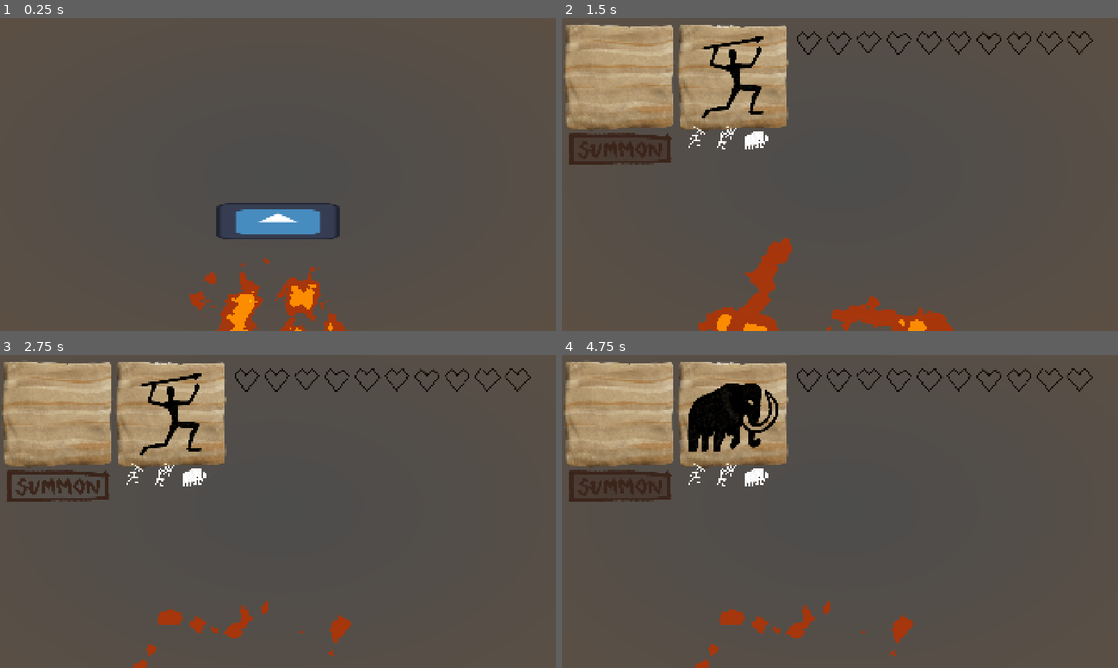
Above: before the commit, frames 1-4 (two rows, left to right).
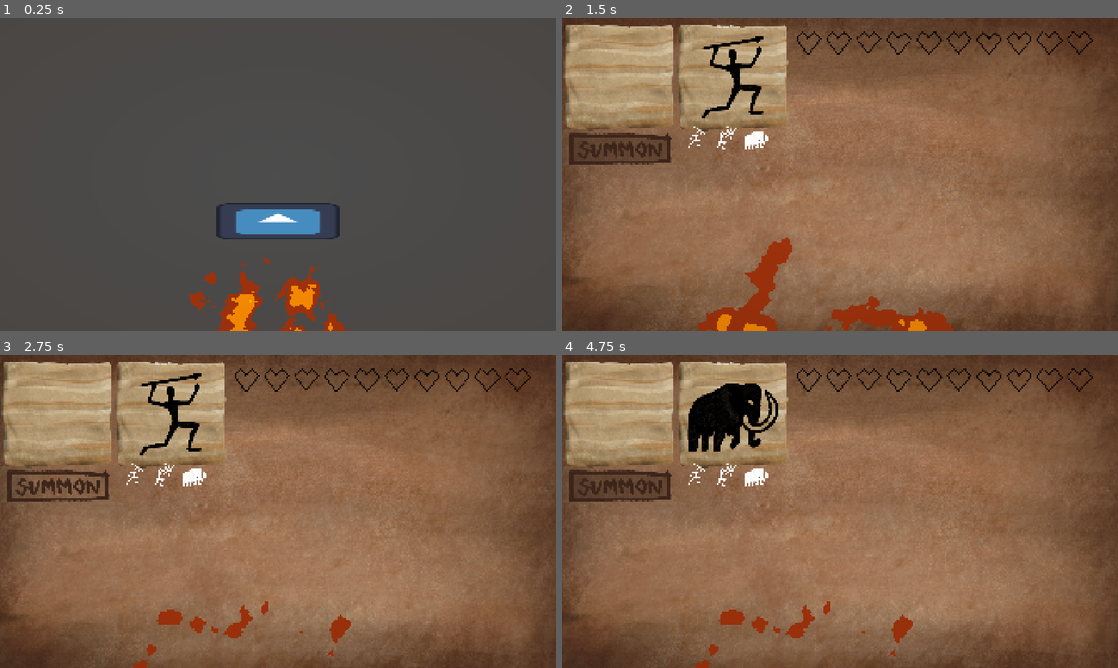
Above: after the commit, the same moments.

Repository: RNSF/ldjam-60
Game: Godot game, scene res://scenes/start_scene.tscn
Two runs of this game, one before a commit and one after it. Both use one fixed random seed, a clock stepped at 60 frames per second and the inputs below. The engine's default icon, where the game draws it, is replaced by a stand-in: a white triangle on a blue panel in a dark square.
Inputs (mouse positions are in pixels of both pictures, inside the frame that each line leads up to):
- Up to frame 1 (0.25 s): no input
- Up to frame 2 (1.5 s): click (840, 221) at 0.5 s; click (623, 152) at 1.25 s
- Up to frame 3 (2.75 s): click (133, 473) at 2 s
- Up to frame 4 (4.75 s): click (723, 473) at 2.75 s; click (756, 477) at 3.5 s; click (623, 489) at 4.25 s

The runs differ from the first frame. In frame 2, 77% of the frame differs, in the area x 0-100%, y 0-100%; in frame 3, 80%; in frame 4, 80%.

Commit message:
background

Diff:
--- a/scenes/game.tscn
+++ b/scenes/game.tscn
@@ -1,6 +1,7 @@
 [gd_scene format=3 uid="uid://dq7ll6wxwbln2"]
 
 [ext_resource type="PackedScene" uid="uid://g3aoxkfm0i5c" path="res://scenes/camera.tscn" id="1_0tnpc"]
+[ext_resource type="Texture2D" uid="uid://b80i2e2kib0c1" path="res://sprites/background.png" id="1_ca42v"]
 [ext_resource type="PackedScene" uid="uid://cjvmbogs1upmi" path="res://scenes/player_spawn_area.tscn" id="2_lnu2h"]
 [ext_resource type="PackedScene" uid="uid://ctejnl3p7gnfa" path="res://scenes/enemy_spawn_area.tscn" id="3_lbhrr"]
 [ext_resource type="Shader" uid="uid://32kfdk55cxtr" path="res://scenes/fire.gdshader" id="4_iywne"]
@@ -41,6 +42,10 @@
 shader_parameter/spread = 0.542000025745
 
 [node name="Game" type="Node2D" unique_id=271064872]
+
+[node name="Background" type="Sprite2D" parent="." unique_id=1113953588]
+position = Vector2(-3, 8)
+texture = ExtResource("1_ca42v")
 
 [node name="Camera2D" parent="." unique_id=1913107566 instance=ExtResource("1_0tnpc")]
 decay_rate = 6.0
@@ -76,10 +81,12 @@
 offset_bottom = -310.0
 
 [node name="Vignette" parent="." unique_id=299465870 instance=ExtResource("6_p57ef")]
-offset_left = -1064.0001
-offset_top = -656.0
-offset_right = 1068.9999
-offset_bottom = 626.0
+offset_left = -1101.0
+offset_top = -601.0
+offset_right = 1032.0
+offset_bottom = 681.0
+min_alpha = 0.8
+max_alpha = 1.0
 
 [node name="DrawingCanvas" parent="." unique_id=2004841736 instance=ExtResource("8_0tnpc")]
 anchors_preset = 15
--- a/scenes/vignette.gd
+++ b/scenes/vignette.gd
@@ -1,4 +1,3 @@
-@tool
 extends TextureRect
 
 @export var noise_speed: float = 10.0      # How fast the flicker changes
--- a/scenes/vignette.tscn
+++ b/scenes/vignette.tscn
@@ -5,8 +5,8 @@
 
 [sub_resource type="ShaderMaterial" id="ShaderMaterial_5awcn"]
 shader = ExtResource("1_7sab7")
-shader_parameter/color = Color(0.81960785, 0.39607844, 0, 1)
-shader_parameter/alpha = 0.44305688291788103
+shader_parameter/color = Color(0.2144889, 0.08398881, 2.4065375e-08, 1)
+shader_parameter/alpha = 1.0
 shader_parameter/inner_radius = 0.0
 shader_parameter/outer_radius = 5.0
 
Not shown, added: audio/sounds/bow_attack_1.wav.import
Not shown, added: audio/sounds/bow_attack_2.wav.import
Not shown, added: audio/sounds/bow_attack_3.wav.import
Not shown, added: audio/sounds/bow_attack_4.wav.import
Not shown, added: audio/sounds/bow_attack_5.wav.import
Not shown, added: audio/sounds/bow_death_1.wav.import
Not shown, added: audio/sounds/bow_death_2.wav.import
Not shown, added: audio/sounds/bow_death_3.wav.import
Not shown, added: audio/sounds/bow_death_4.wav.import
Not shown, added: audio/sounds/bow_death_5.wav.import
Not shown, added: audio/sounds/fire_transition.wav.import
Not shown, added: audio/sounds/spear_attack_1.wav.import
(and 12 more such lines)
